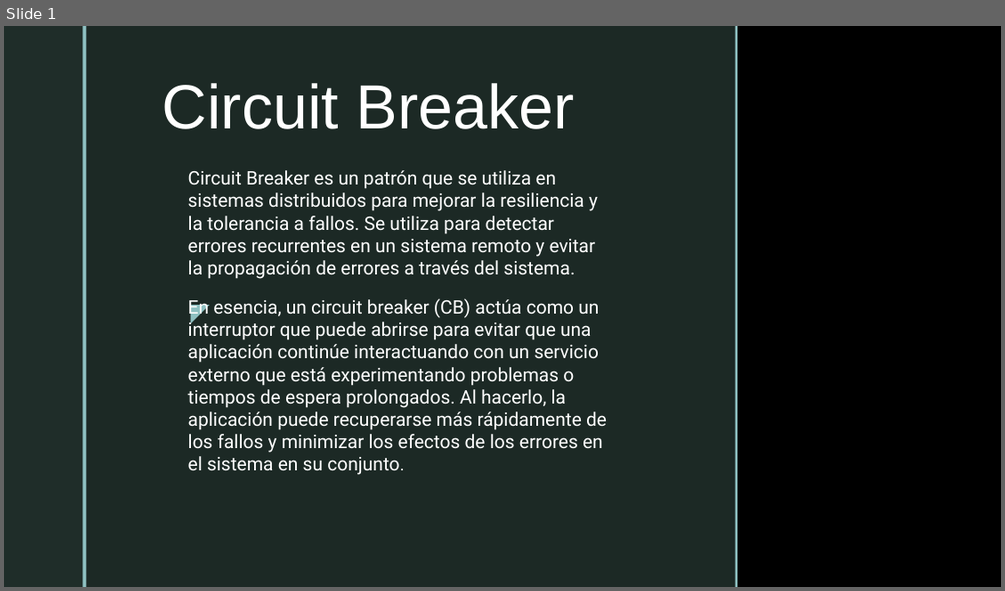
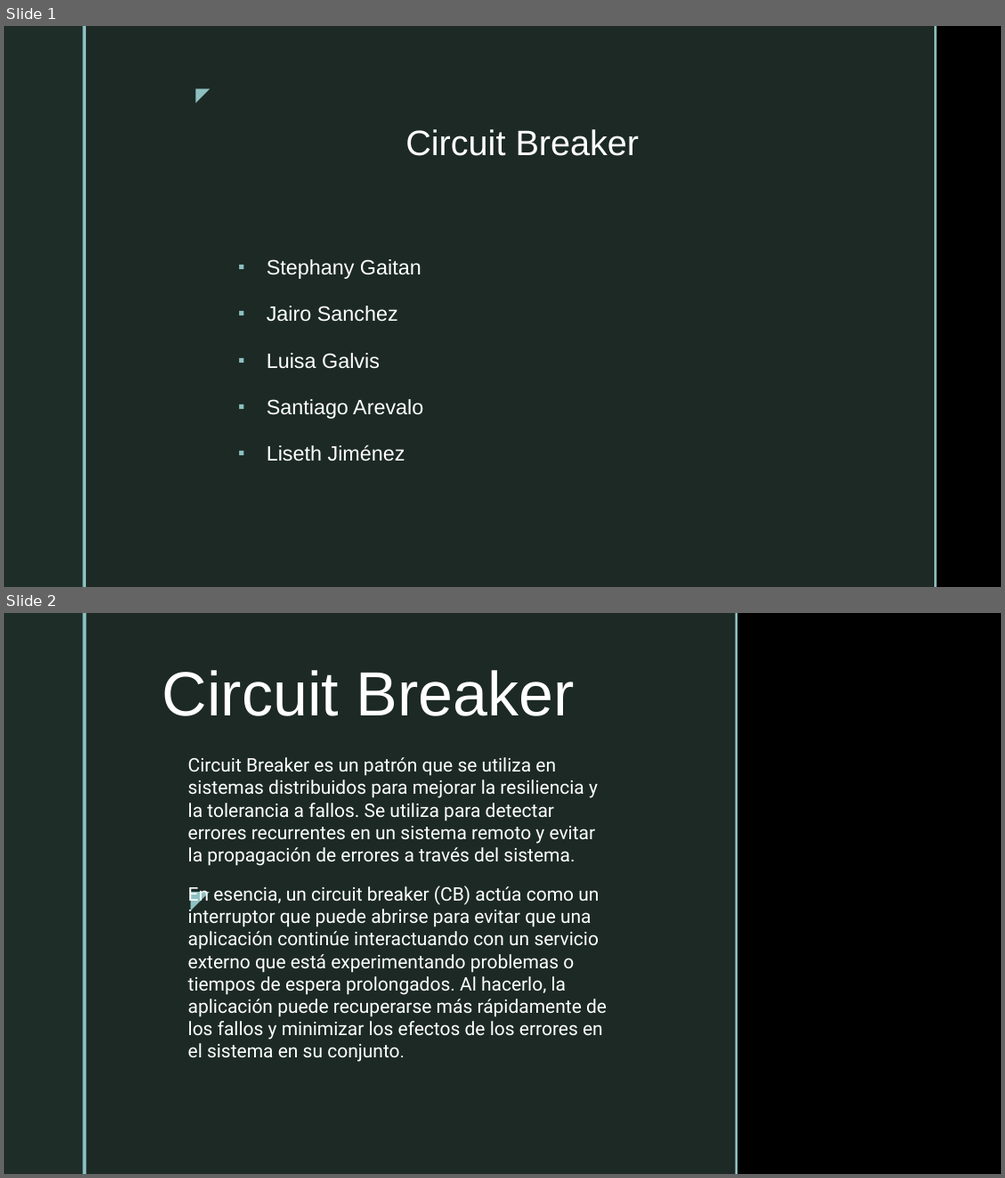
Before and after one commit to lisethjt/CircuitBreaker, a slide deck: Circuit Breaker.pptx. Shown one above the other, each under a label of ours: slide 1 before the commit, slides 1 and 2 after it. The pictures are 1005x591 and 1005x1178 pixels, drawn with LibreOffice and Linux fonts; fonts in the diff are those of the drawing; background and template pictures are left out. Boxes give left, top, right and bottom in pixels: in the first picture for what was removed or moved away, otherwise in the second. Text is boxed around its words. In the diff, an @@ line names an element or a change of style, - is before the commit and + after.

```diff
--- a/Circuit Breaker.pptx
+++ b/Circuit Breaker.pptx
@@ slide 1 added at [4,26,1001,587], background picture (left out); not listed: 2 template elements that a slide beside it also shows @@
@@ rectangle added at [86,26,934,587], fill #1F2D29 at 92% opacity @@
@@ rectangle added at [934,26,937,587], fill #8EC0C1 @@
@@ text added at [184,79,217,108], 18 pt, text #8EC0C1 @@
+◤
@@ text added at [405,129,639,156], 34 pt, text #FFFFFF @@
+Circuit Breaker
@@ text added at [267,259,423,461], 20 pt, text #FFFFFF @@
+▪ Stephany Gaitan
+▪ Jairo Sanchez
+▪ Luisa Galvis
+▪ Santiago Arevalo
+▪ Liseth Jiménez
@@ what was slide 1 is now slide 2 @@
```
Also in this commit, not shown: 1 other slide added, 1 slide removed.
